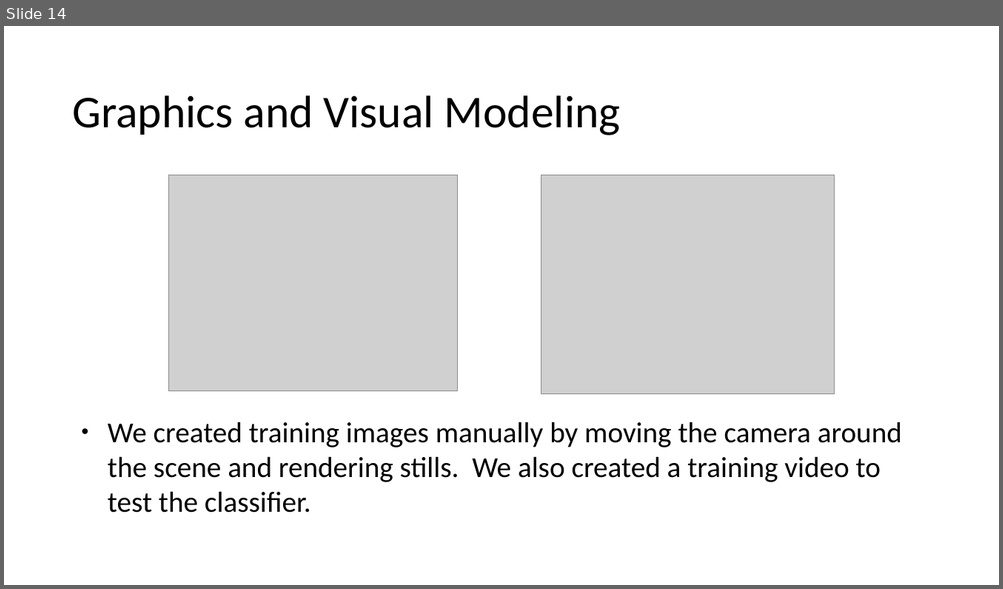
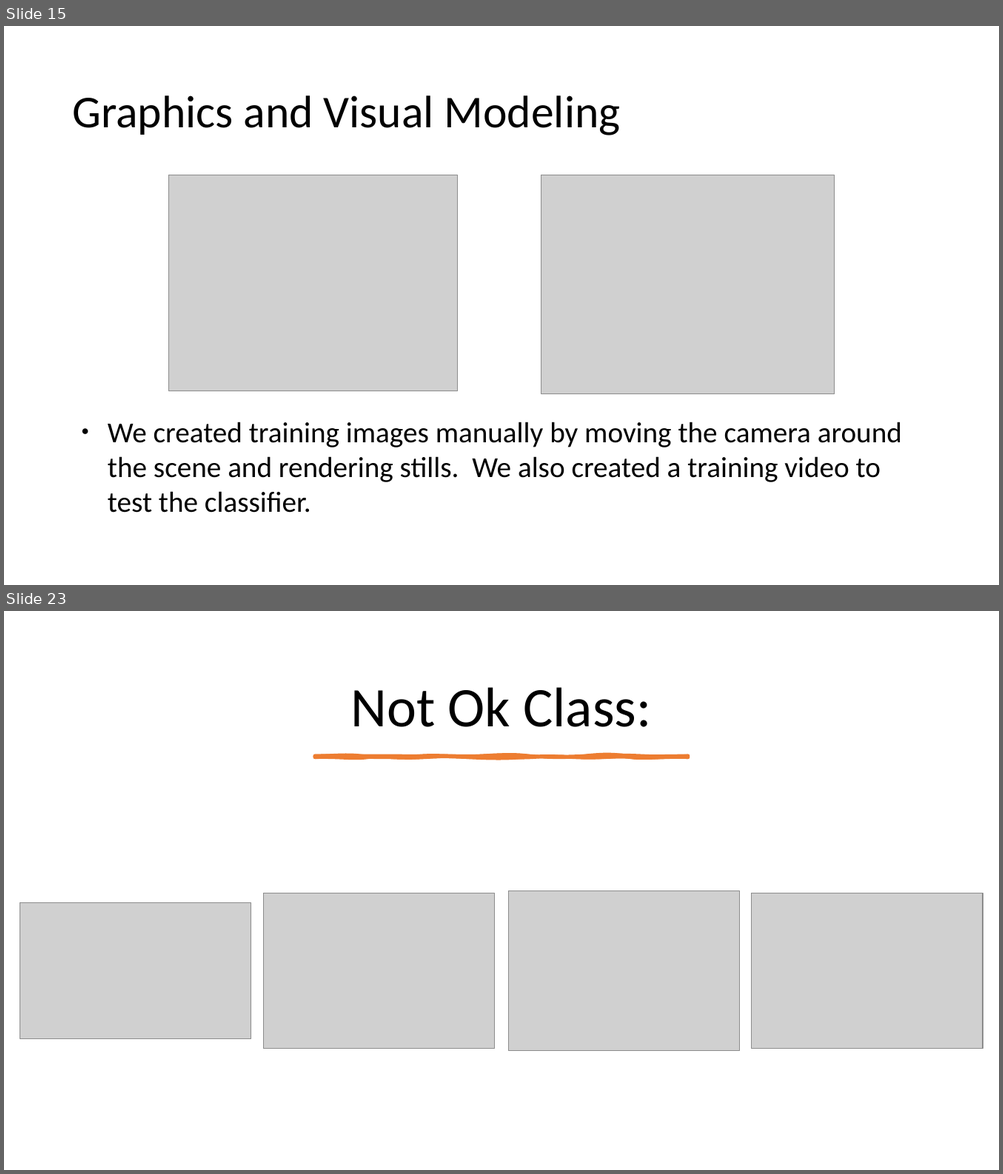
Before and after one commit to brb591/bumper-cars, a slide deck: Final-Presentation.pptx. Shown one above the other, each under a label of ours: slide 14 before the commit, slides 15 and 23 after it; the slides between them are not shown. The pictures are 1003x589 and 1003x1174 pixels, drawn with LibreOffice and Linux fonts; fonts in the diff are those of the drawing; grey boxes stand for pictures. Boxes give left, top, right and bottom in pixels: in the first picture for what was removed or moved away, otherwise in the second. Text is boxed around its words. In the diff, an @@ line names an element or a change of style, - is before the commit and + after.

```diff
--- a/Final-Presentation.pptx
+++ b/Final-Presentation.pptx
@@ slide 23 added at [4,611,999,1170], background #FFFFFF @@
@@ text added at [351,687,651,727], 54 pt, text #000000 @@
+Not Ok Class:
@@ freeform shape added at [315,756,688,758], fill #ED7D31, outline #ED7D31 3.26 pt @@
@@ picture added at [264,894,495,1049] @@
@@ picture added at [509,891,740,1051] @@
@@ picture added at [751,893,983,1049] @@
@@ picture added at [20,903,252,1039] @@
@@ what was slide 14 is now slide 15 @@
```
Also in this commit, not shown: 2 slides changed, 8 other slides added, 1 slide removed.
